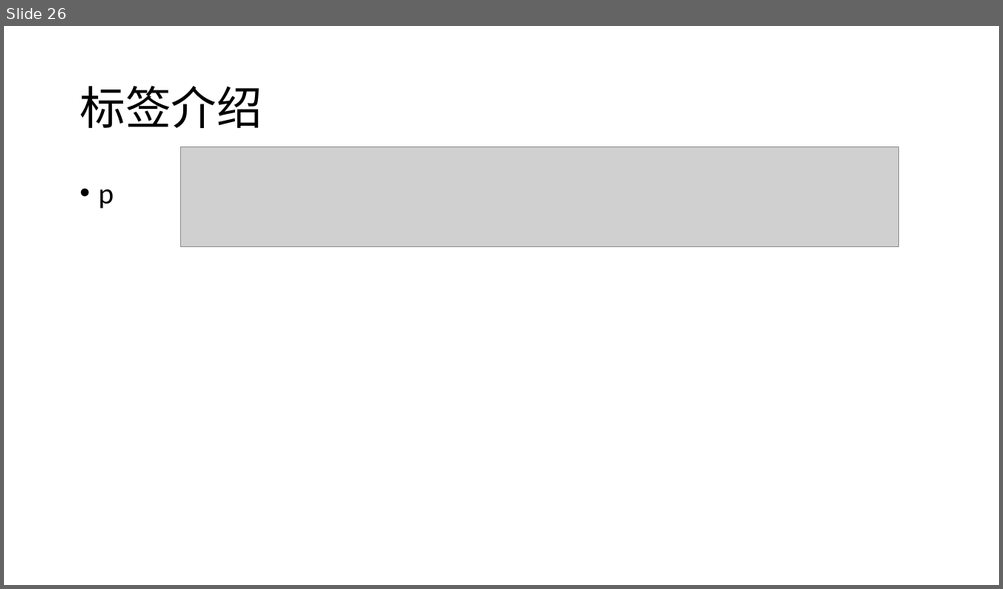
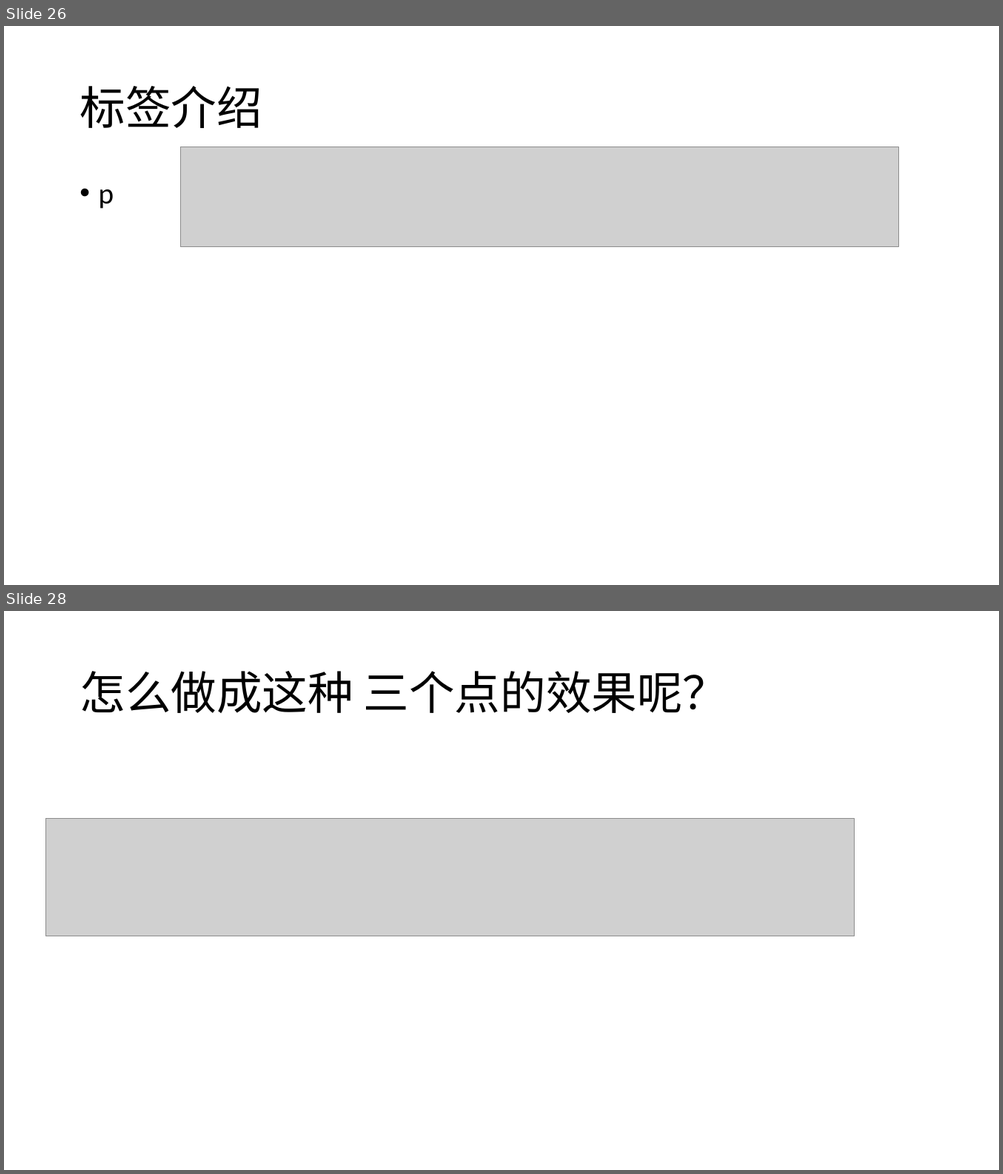
Before and after one commit to coderLynn/lecture, a slide deck: 课程/初级/html+css部分.pptx. Shown one above the other, each under a label of ours: slide 26 before the commit, slides 26 and 28 after it; the slides between them are not shown. The pictures are 1003x589 and 1003x1174 pixels, drawn with LibreOffice and Linux fonts; fonts in the diff are those of the drawing; grey boxes stand for pictures. Boxes give left, top, right and bottom in pixels: in the first picture for what was removed or moved away, otherwise in the second. Text is boxed around its words. In the diff, an @@ line names an element or a change of style, - is before the commit and + after.

```diff
--- a/课程/初级/html+css部分.pptx
+++ b/课程/初级/html+css部分.pptx
@@ slide 28 added at bbox=[4, 611, 999, 1170], background #FFFFFF @@
@@ title added at bbox=[79, 671, 728, 713], 44 pt, text #000000 @@
+怎么做成这种 三个点的效果呢？
@@ picture added at bbox=[45, 819, 854, 937] @@
```
Also in this commit, not shown: 1 slide changed, 5 other slides added, 4 other files.
